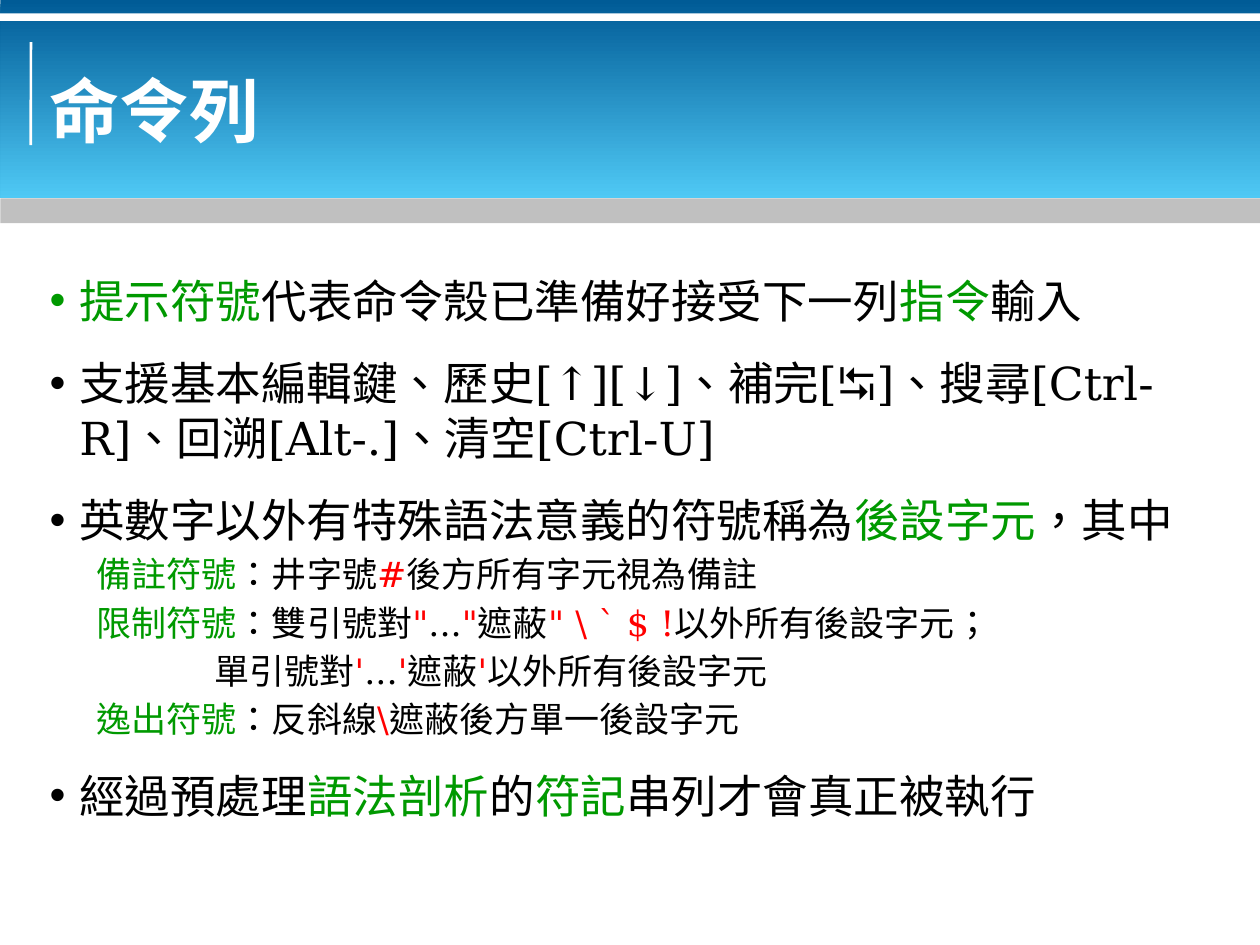
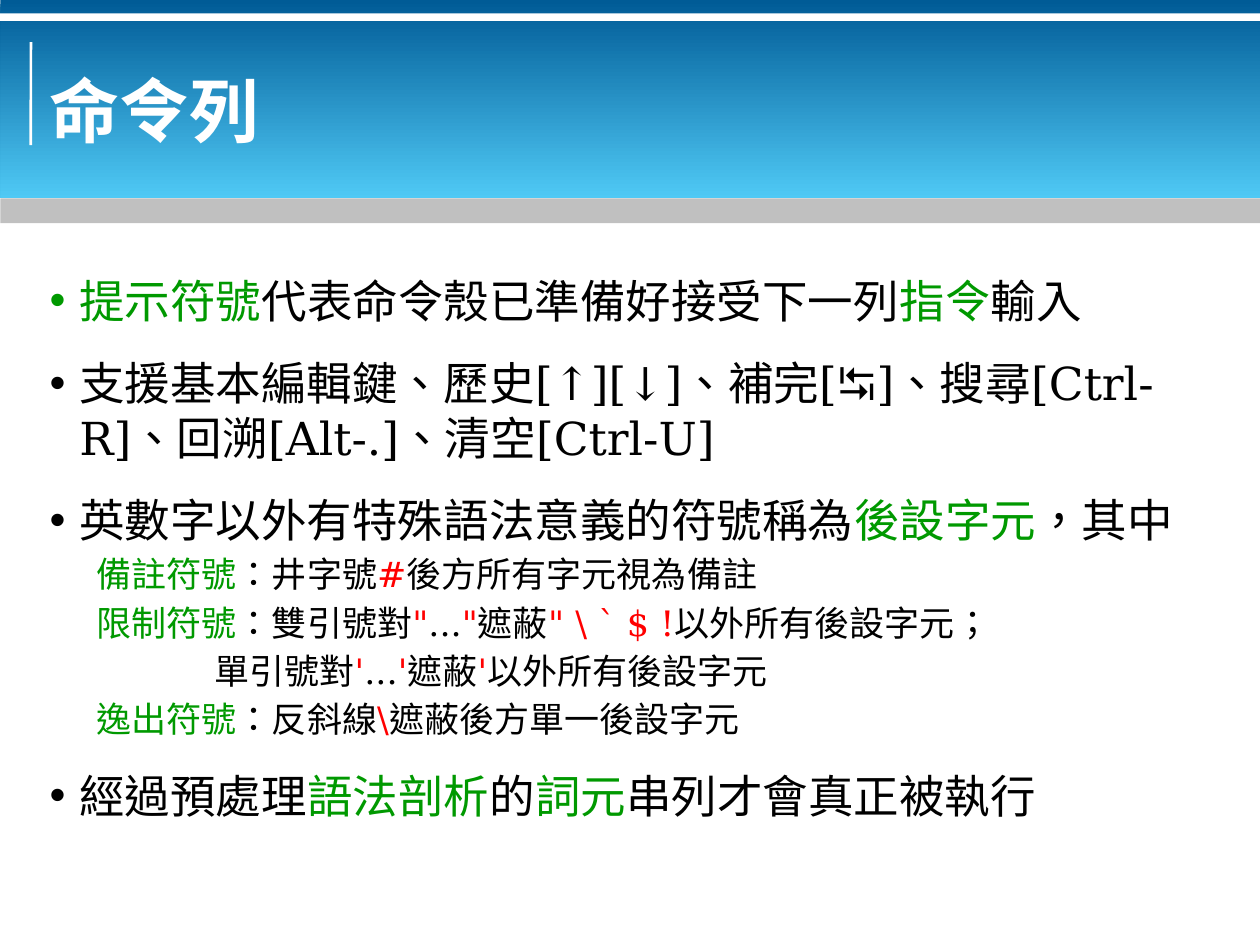
Before and after one commit to bluebat/.presentations, a slide deck: slide 6 of bash-basics.odp. Drawn at 1260x945 pixels with LibreOffice and Linux fonts; fonts in the diff are those of the drawing; background and template pictures are left out. Boxes give left, top, right and bottom in pixels: in the first picture for what was removed or moved away, otherwise in the second. Text is boxed around its words. In the diff, an @@ line names an element or a change of style, - is before the commit and + after.

```diff
--- a/bash-basics.odp
+++ b/bash-basics.odp
@@ text at bbox=[79, 774, 1035, 817]: text changed @@
-• 經過預處理語法剖析的符記串列才會真正被執行
+• 經過預處理語法剖析的詞元串列才會真正被執行
```
Also in this commit, not shown: 3 other slides changed.
